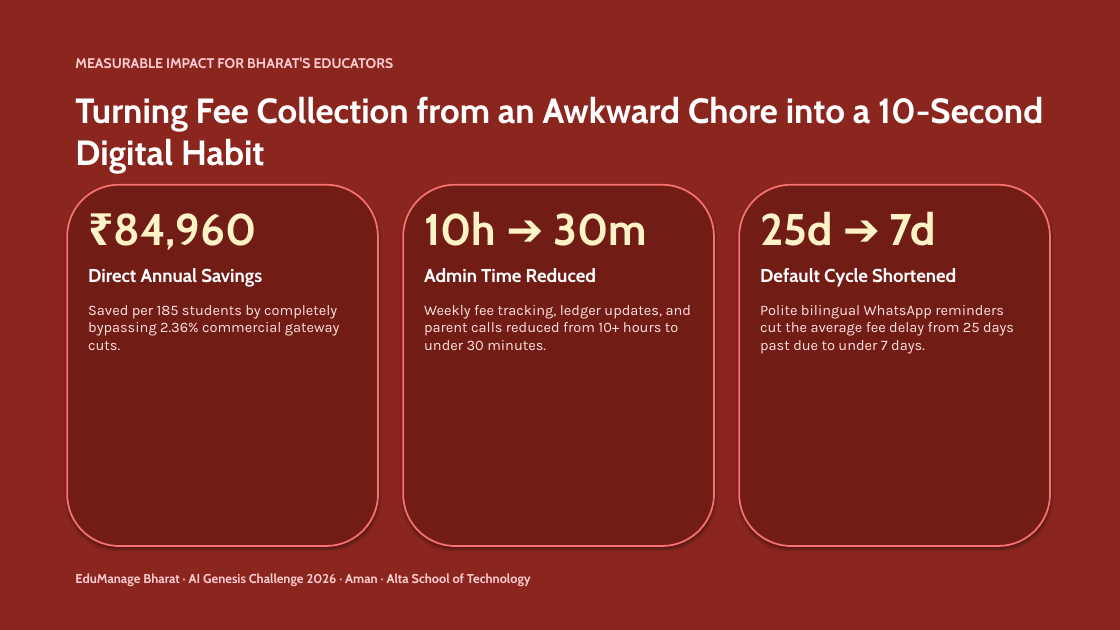
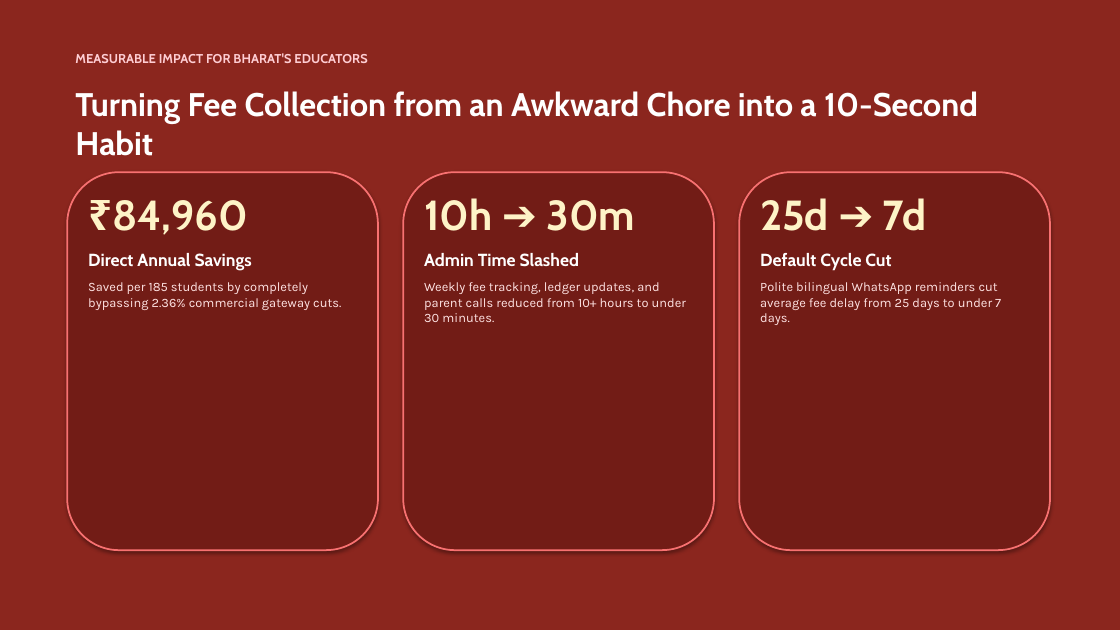
Before and after one commit to W4rrioz/Fee-reminder, a slide deck: slide 7 of EduManage_Bharat_Hackathon_Presentation.pptx. Drawn at 1120x630 pixels with LibreOffice and Linux fonts; fonts in the diff are those of the drawing. Boxes give left, top, right and bottom in pixels: in the first picture for what was removed or moved away, otherwise in the second. Text is boxed around its words. In the diff, an @@ line names an element or a change of style, - is before the commit and + after.

Commit message:
feat(presentation): apply ppt-master alignment, fix card text containment, embed scaled phone mockups, add 3-min video master script

```diff
--- a/EduManage_Bharat_Hackathon_Presentation.pptx
+++ b/EduManage_Bharat_Hackathon_Presentation.pptx
@@ text "MEASURABLE IMPACT FOR BHARAT'S EDUCATORS" at (x1=75, y1=53, x2=367, y2=63): size 12 to 11 pt @@
@@ text at (x1=75, y1=91, x2=978, y2=156): text changed; size 30 to 28 pt @@
-Turning Fee Collection from an Awkward Chore into a 10-Second Digital Habit
+Turning Fee Collection from an Awkward Chore into a 10-Second Habit
@@ rounded rectangle resized from (x1=67, y1=185, x2=378, y2=546) to (x1=67, y1=172, x2=378, y2=550) @@
@@ rounded rectangle resized from (x1=403, y1=185, x2=714, y2=546) to (x1=403, y1=172, x2=714, y2=550) @@
@@ rounded rectangle resized from (x1=739, y1=185, x2=1050, y2=546) to (x1=739, y1=172, x2=1050, y2=550) @@
@@ text "₹84,960" moved from (x1=88, y1=213, x2=340, y2=350) to (x1=88, y1=200, x2=341, y2=310) @@
@@ text "₹84,960" at (x1=88, y1=200, x2=341, y2=310): size 38 to 36 pt in "₹84,960"; size 16 to 15 pt in "Direct Annual Savings"; size 12.5 to 11 pt in "Saved per 185 students by completely bypassing ..."; less space between paragraphs @@
@@ text at (x1=424, y1=198, x2=686, y2=322): size 38 to 36 pt in "10h ➔ 30m"; size 12.5 to 11 pt in "Weekly fee tracking, ledger updates, and parent ..."; less space between paragraphs @@
@@ text "10h ➔ 30m" moved from (x1=424, y1=211, x2=691, y2=350) to (x1=424, y1=198, x2=686, y2=322) @@
@@ text at (x1=760, y1=198, x2=927, y2=231): size 38 to 36 pt in "25d ➔ 7d" @@
@@ text "25d ➔ 7d" moved from (x1=760, y1=211, x2=1014, y2=354) to (x1=760, y1=198, x2=1001, y2=325) @@
@@ text at (x1=424, y1=253, x2=579, y2=267): text changed; size 16 to 15 pt @@
-Admin Time Reduced
+Admin Time Slashed
@@ text at (x1=760, y1=253, x2=1001, y2=325): text changed; size 12.5 to 11 pt @@
-Default Cycle Shortened
-Polite bilingual WhatsApp reminders cut the average fee delay from 25 days past due to under 7 days.
+Default Cycle Cut
+Polite bilingual WhatsApp reminders cut average fee delay from 25 days to under 7 days.
@@ text removed at (x1=75, y1=573, x2=531, y2=586) @@
-EduManage Bharat · AI Genesis Challenge 2026 · Aman · Alta School of Technology
```
Also in this commit, not shown: 6 other slides changed, 5 other files.
